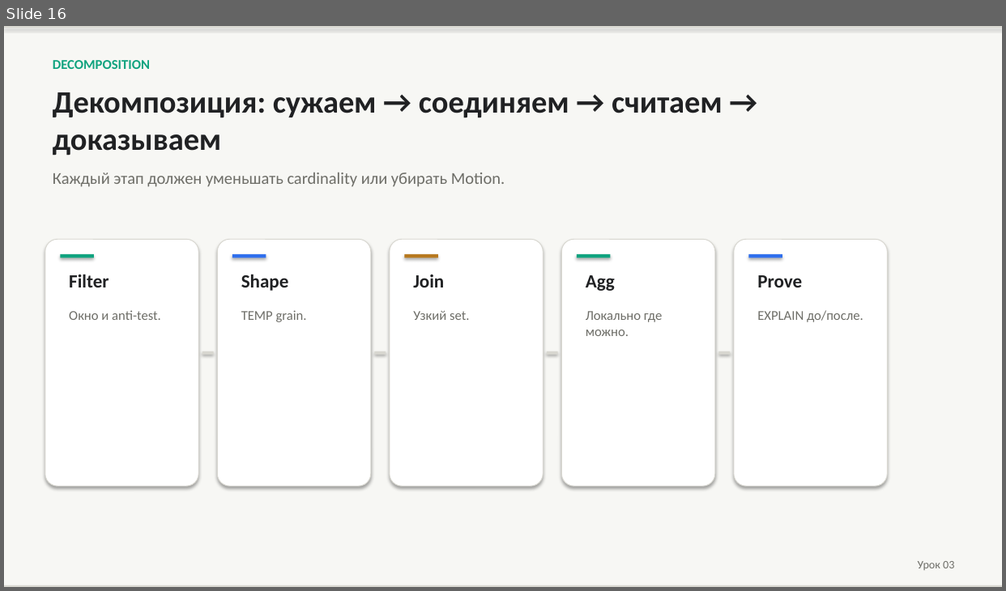
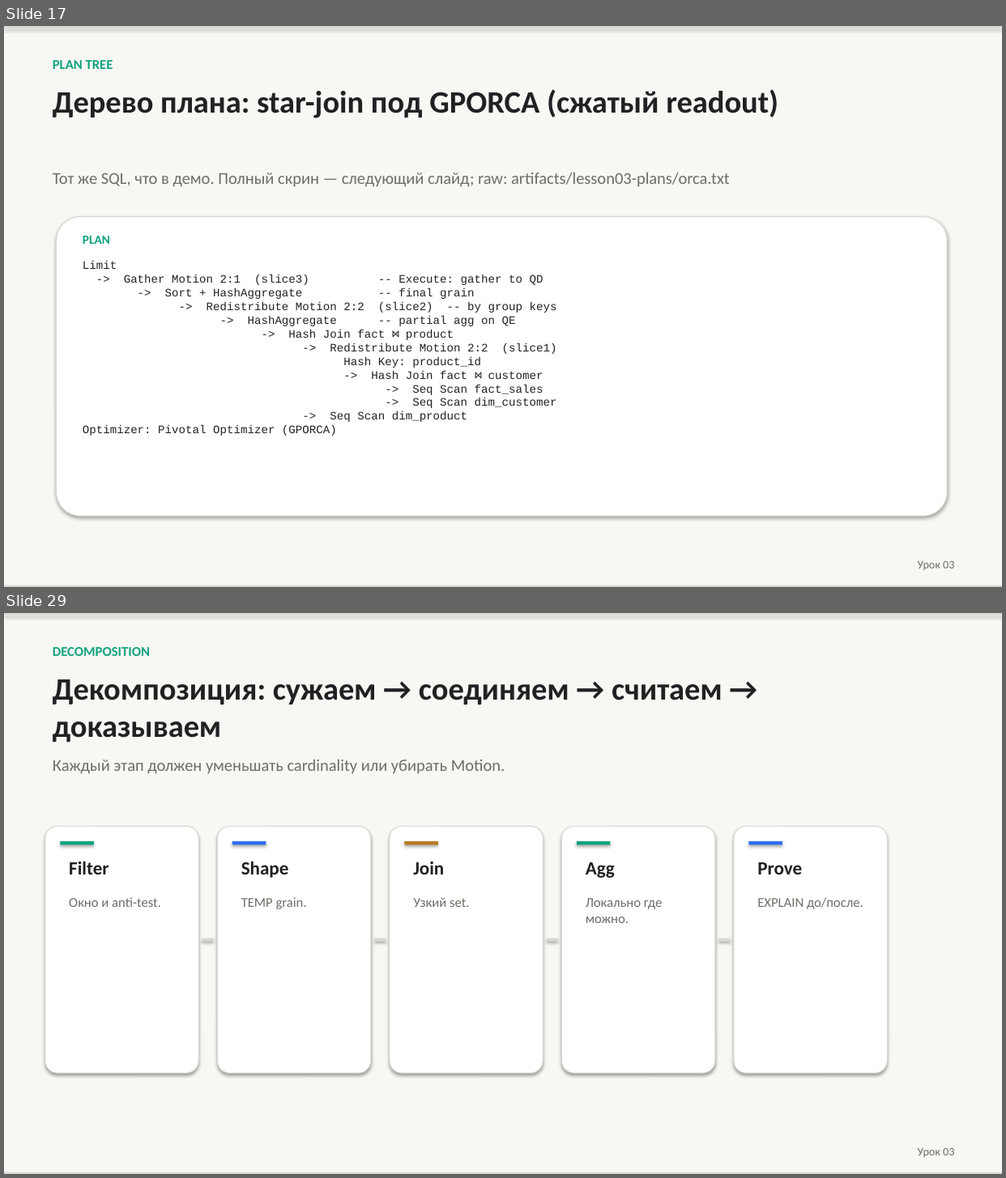
Before and after one commit to PaulKov/de-mentor, a slide deck: artifacts/greenplum-query-tuning-theory.pptx. Shown one above the other, each under a label of ours: slide 16 before the commit, slides 17 and 29 after it; the slides between them are not shown. The pictures are 1006x591 and 1006x1178 pixels, drawn with LibreOffice and Linux fonts; fonts in the diff are those of the drawing. Boxes give left, top, right and bottom in pixels: in the first picture for what was removed or moved away, otherwise in the second. Text is boxed around its words. In the diff, an @@ line names an element or a change of style, - is before the commit and + after.

```diff
--- a/artifacts/greenplum-query-tuning-theory.pptx
+++ b/artifacts/greenplum-query-tuning-theory.pptx
@@ slide 17 added at box(4, 26, 1002, 587), background #FFFFFF @@
@@ rectangle added at box(4, 26, 1002, 587), fill #F7F7F4 @@
@@ rectangle added at box(4, 26, 1002, 28), fill #D8D7D0 @@
@@ text added at box(53, 60, 113, 69), 13 pt, text #10A37F, bold @@
+PLAN TREE
@@ text added at box(53, 89, 778, 118), 30 pt, text #202123, bold @@
+Дерево плана: star-join под GPORCA (сжатый readout)
@@ text added at box(53, 173, 730, 187), 16 pt, text #6E6E68 @@
+Тот же SQL, что в демо. Полный скрин — следующий слайд; raw: artifacts/lesson03-plans/orca.txt
@@ rounded rectangle added at box(57, 217, 948, 516), fill #FFFFFF, outline #D8D7D0 0.75 pt @@
@@ text added at box(83, 236, 110, 244), 12 pt, text #10A37F, bold @@
+PLAN
@@ text added at box(83, 261, 557, 436), 11 pt, text #202123 @@
+Limit
+-> Gather Motion 2:1 (slice3) -- Execute: gather to QD
+-> Sort + HashAggregate -- final grain
+-> Redistribute Motion 2:2 (slice2) -- by group keys
+-> HashAggregate -- partial agg on QE
+-> Hash Join fact ⋈ product
+-> Redistribute Motion 2:2 (slice1)
+Hash Key: product_id
+-> Hash Join fact ⋈ customer
+-> Seq Scan fact_sales
+-> Seq Scan dim_customer
+-> Seq Scan dim_product
+Optimizer: Pivotal Optimizer (GPORCA)
@@ text added at box(918, 561, 954, 570), 11 pt, text #6E6E68 @@
+Урок 03
@@ rectangle added at box(4, 586, 1002, 587), fill #D8D7D0 @@
@@ what was slide 16 is now slide 29 @@
```
Also in this commit, not shown: 29 slides changed, 12 other slides added, 39 other files.
